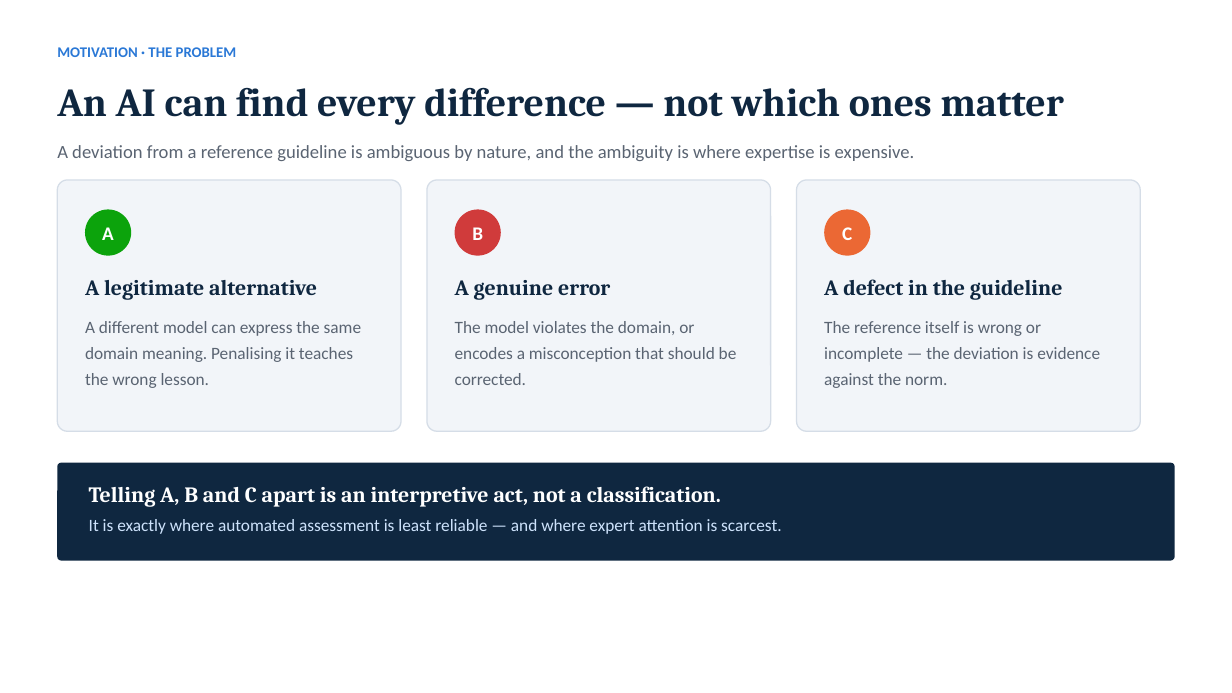
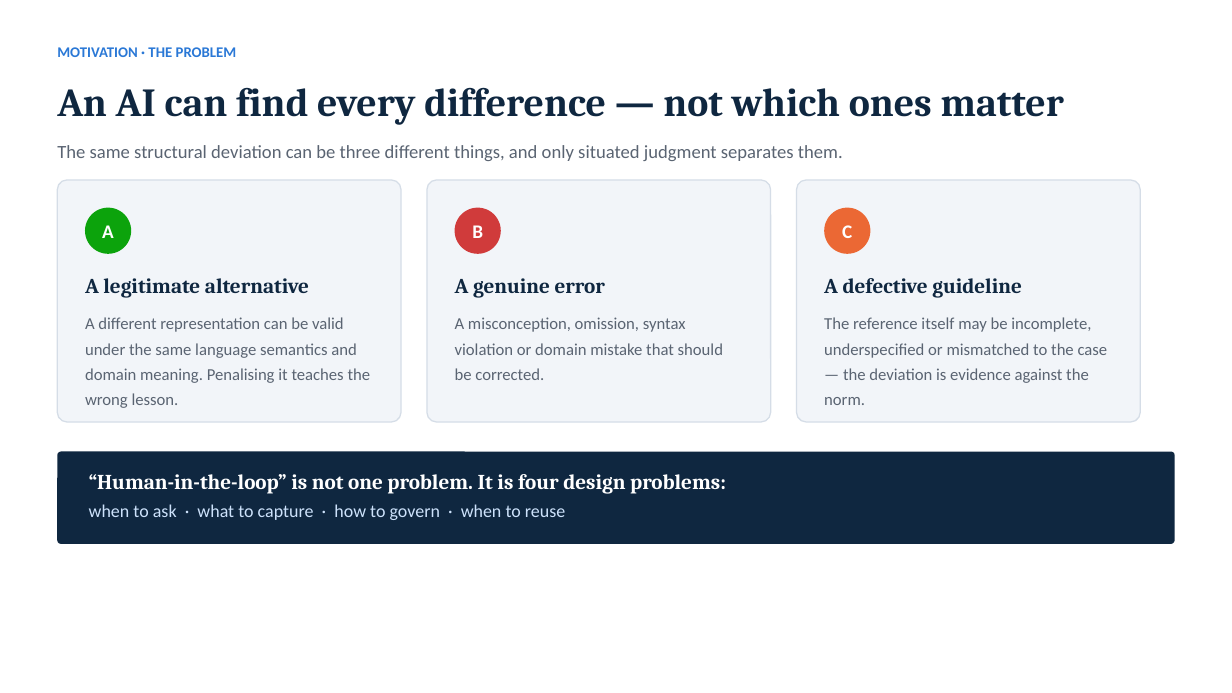
Before and after one commit to AliHamed17/vego-ai-research, a slide deck: slide 2 of outputs/course-presentation/VEGO-AI - IS Research Seminar - Final Presentation.pptx. Drawn at 1232x693 pixels with LibreOffice and Linux fonts; fonts in the diff are those of the drawing. Boxes give left, top, right and bottom in pixels: in the first picture for what was removed or moved away, otherwise in the second. Text is boxed around its words. In the diff, an @@ line names an element or a change of style, - is before the commit and + after.

```diff
--- a/outputs/course-presentation/VEGO-AI - IS Research Seminar - Final Presentation.pptx
+++ b/outputs/course-presentation/VEGO-AI - IS Research Seminar - Final Presentation.pptx
@@ text at (57,145,843,161): text changed @@
-A deviation from a reference guideline is ambiguous by nature, and the ambiguity is where expertise is expensive.
+The same structural deviation can be three different things, and only situated judgment separates them.
@@ rounded rectangle: place and size @@
-rounded rectangle at (57,180,401,432)
+rounded rectangle at (57,180,401,422)
@@ rounded rectangle: place and size @@
-rounded rectangle at (427,180,771,432)
+rounded rectangle at (427,180,771,422)
@@ rounded rectangle: place and size @@
-rounded rectangle at (797,180,1141,432)
+rounded rectangle at (797,180,1141,422)
@@ text at (85,278,309,298): size 17 to 16.5 pt in "A legitimate alternative" @@
@@ text at (455,278,605,298): size 17 to 16.5 pt in "A genuine error" @@
@@ text at (824,278,1108,405): text changed; size 13.5 to 13 pt @@
-A defect in the guideline
-The reference itself is wrong or incomplete — the deviation is evidence against the norm.
+A defective guideline
+The reference itself may be incomplete, underspecified or mismatched to the case — the deviation is evidence against the norm.
@@ text at (85,317,371,408): text changed; size 13.5 to 13 pt @@
-A different model can express the same domain meaning. Penalising it teaches the wrong lesson.
+A different representation can be valid under the same language semantics and domain meaning. Penalising it teaches the wrong lesson.
@@ text at (455,317,723,380): text changed; size 13.5 to 13 pt @@
-The model violates the domain, or encodes a misconception that should be corrected.
+A misconception, omission, syntax violation or domain mistake that should be corrected.
@@ rounded rectangle: place and size @@
-rounded rectangle at (57,463,1175,561)
+rounded rectangle at (57,452,1175,544)
@@ text at (89,474,726,520): text changed; size 13.5 to 16.5 pt; font Calibri to Cambria; text colour #CDE2FB to #FFFFFF; bold on @@
-Telling A, B and C apart is an interpretive act, not a classification.
-It is exactly where automated assessment is least reliable — and where expert attention is scarcest.
+“Human-in-the-loop” is not one problem. It is four design problems:
+when to ask · what to capture · how to govern · when to reuse
```
Also in this commit, not shown: 6 other slides changed, 13 slides added, 11 slides removed, 28 other files.
